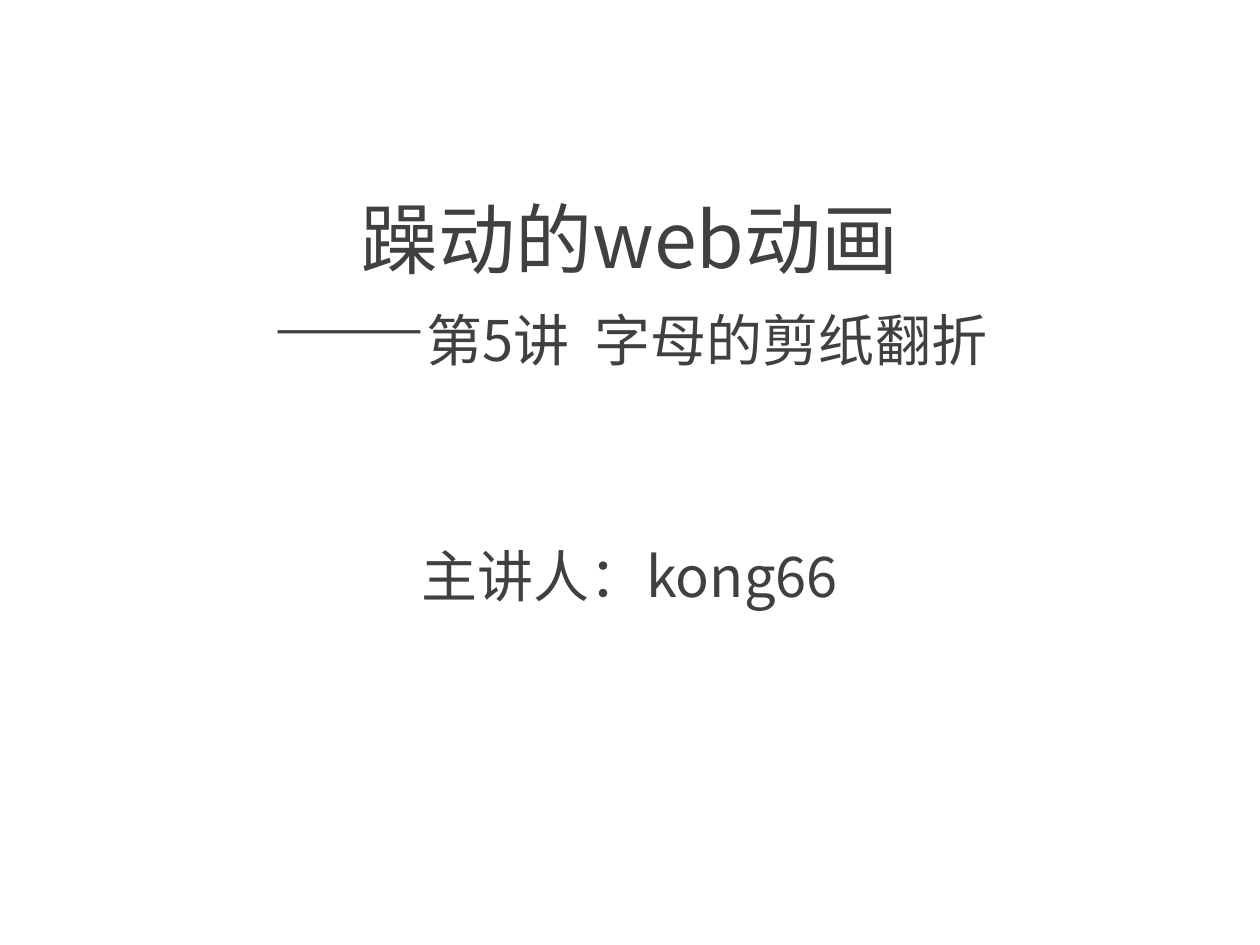
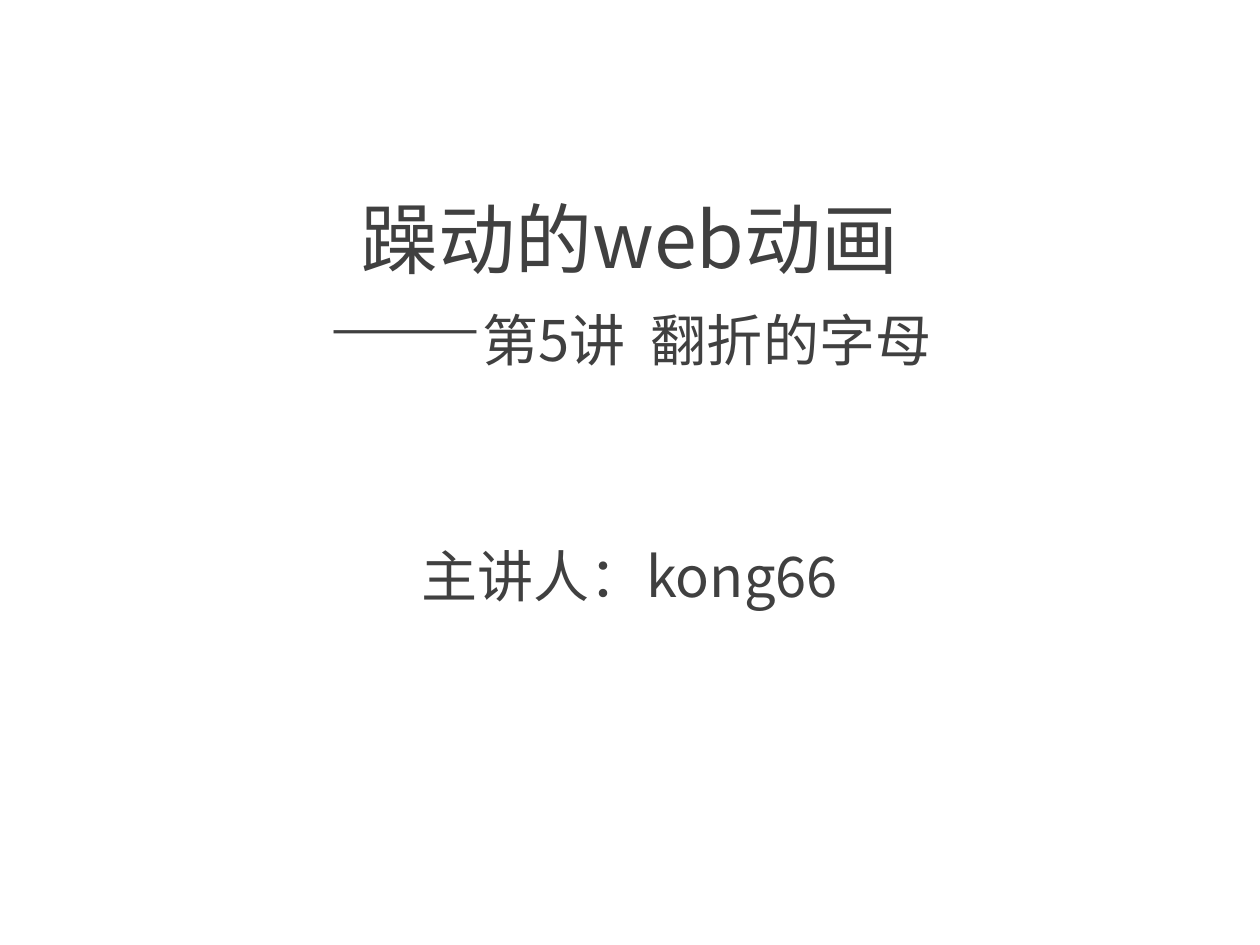
Before and after one commit to kong66/webAni, a slide deck: slide 1 of 5-3DLetter/3DLetter.pptx. Drawn at 1260x945 pixels with LibreOffice and Linux fonts; fonts in the diff are those of the drawing. Boxes give left, top, right and bottom in pixels: in the first picture for what was removed or moved away, otherwise in the second. Text is boxed around its words. In the diff, an @@ line names an element or a change of style, - is before the commit and + after.

```diff
--- a/5-3DLetter/3DLetter.pptx
+++ b/5-3DLetter/3DLetter.pptx
@@ title at [361, 203, 931, 366]: text changed @@
-躁动的web动画
-——第5讲 字母的剪纸翻折
+躁动的web动画
+——第5讲 翻折的字母
```
Also in this commit, not shown: 4 other slides changed, 11 slides added, 9 slides removed, 1 other file.
